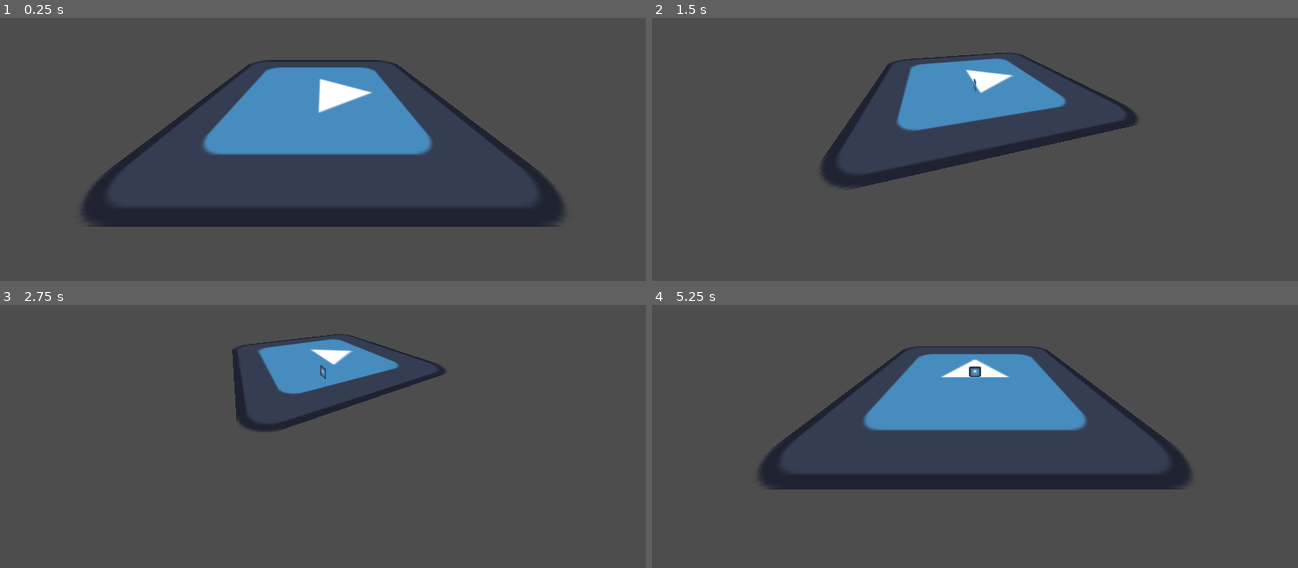
Above: before the commit, frames 1-4 (two rows, left to right).
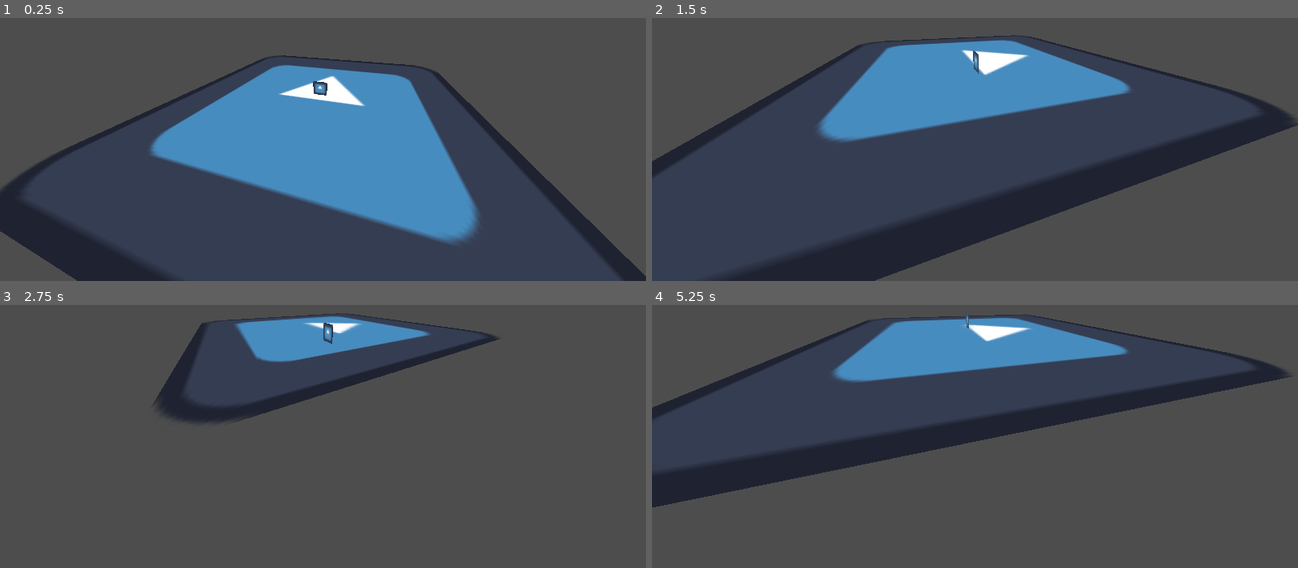
Above: after the commit, the same moments.

Repository: CodingBigTime/pencil-chisel-code-2023
Game: Godot game, scene res://scenes/node_3d.tscn
Two runs of this game, one before a commit and one after it. Both use one fixed random seed, a clock stepped at 60 frames per second and the inputs below. The engine's default icon, where the game draws it, is replaced by a stand-in: a white triangle on a blue panel in a dark square.
Inputs:
- Up to frame 1 (0.25 s): no input
- Up to frame 2 (1.5 s): tap Enter (ui_accept) at 0.5, 0.77 s; hold D (right) 0.53-1.28 s; hold S (down) from 1.28 s (still down)
- Up to frame 3 (2.75 s): tap Enter (ui_accept) at 1.52 s; release S (down) at 2.03 s; hold D (right) from 2.03 s (still down)
- Up to frame 4 (5.25 s): release D (right) at 2.78 s; hold W (up) 2.78-3.53 s; tap Enter (ui_accept) at 3.02, 3.77, 4.52 s; hold A (left) 3.53-5.03 s; hold S (down) from 5.03 s (still down)

The runs differ from the first frame. In frame 1, 25% of the frame differs, in the area x 0-100%, y 14-100%; in frame 2, 24%; in frame 3, 9.0%; in frame 4, 27%, in the area x 0-100%, y 3-77%.

Commit message:
Camera delay

Diff:
--- a/scenes/Camera3D.gd
+++ b/scenes/Camera3D.gd
@@ -1,6 +1,9 @@
 extends Camera3D
 
 const CAMERA_DISTANCE: float = 16
+const SPEED: float = 5
+
+var target_position: Vector3
 
 
 # Called when the node enters the scene tree for the first time.
@@ -9,7 +12,11 @@
 
 
 # Called every frame. 'delta' is the elapsed time since the previous frame.
-func _process(_delta):
+func _process(delta):
+	follow_player(delta)
+
+
+func follow_player(delta):
 	var player_position: Vector3 = $"../player".position
 
 	var polar_coords = Trigonometry.to_polar(Vector2(player_position.x, player_position.z))
@@ -18,8 +25,12 @@
 
 	var cart_coords = Trigonometry.to_cartasian(polar_coords)
 
-	position.x = cart_coords.x
-	position.z = cart_coords.y
+	target_position.x = cart_coords.x
+	target_position.y = player_position.y + 2
+	target_position.z = cart_coords.y
 
 	var camera_angle = Vector2(position.x, position.z).angle()
 	rotation.y = -camera_angle + PI / 2
+
+	var diff = target_position - position
+	position = position.lerp(target_position, delta)
